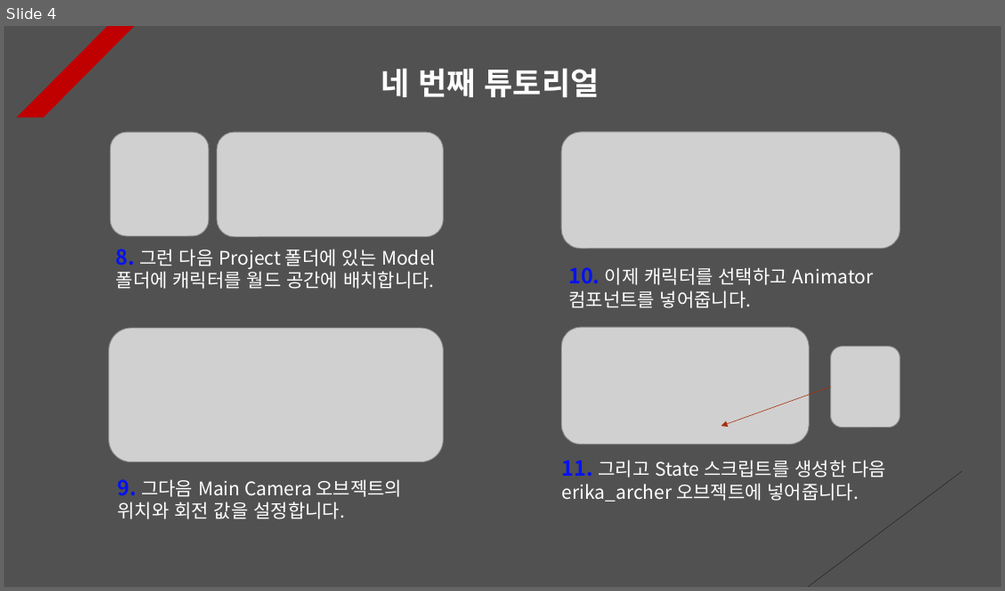
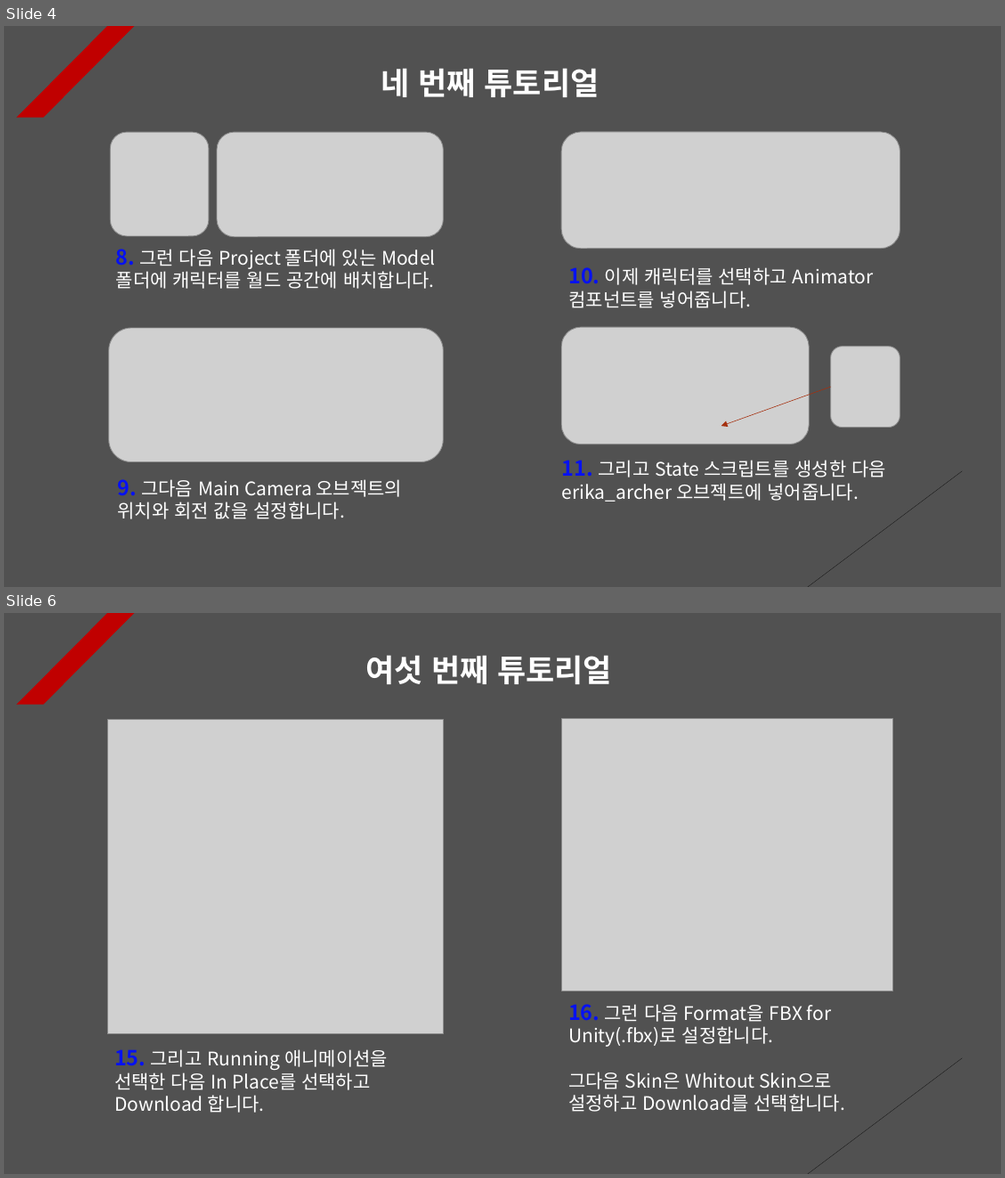
Before and after one commit to Unity2033/3D-UnityEngine, a slide deck: Assets/Class/Animation Layer/PPT Data/Animation Layer Example.pptx. Shown one above the other, each under a label of ours: slide 4 before the commit, slides 4 and 6 after it; the slides between them are not shown. The pictures are 1005x591 and 1005x1178 pixels, drawn with LibreOffice and Linux fonts; fonts in the diff are those of the drawing; grey boxes stand for pictures. Boxes give left, top, right and bottom in pixels: in the first picture for what was removed or moved away, otherwise in the second. Text is boxed around its words. In the diff, an @@ line names an element or a change of style, - is before the commit and + after.

```diff
--- a/Assets/Class/Animation Layer/PPT Data/Animation Layer Example.pptx
+++ b/Assets/Class/Animation Layer/PPT Data/Animation Layer Example.pptx
@@ slide 6 added at (4,613,1001,1174), background #515151; not listed: 2 template elements that a slide beside it also shows @@
@@ text added at (365,655,612,684), 30 pt, text #FFFFFF, bold @@
+여섯 번째 튜토리얼
@@ picture added at (107,719,443,1034) @@
@@ picture added at (561,718,892,990) @@
@@ text added at (568,1004,844,1111), 18 pt, text #FFFFFF @@
+16. 그런 다음 Format을 FBX for Unity(.fbx)로 설정합니다.
+그다음 Skin은 Whitout Skin으로 설정하고 Download를 선택합니다.
@@ text added at (114,1049,388,1112), 18 pt, text #FFFFFF @@
+15. 그리고 Running 애니메이션을 선택한 다음 In Place를 선택하고 Download 합니다.
```
Also in this commit, not shown: 1 slide changed, 7 other slides added, 12 other files.
